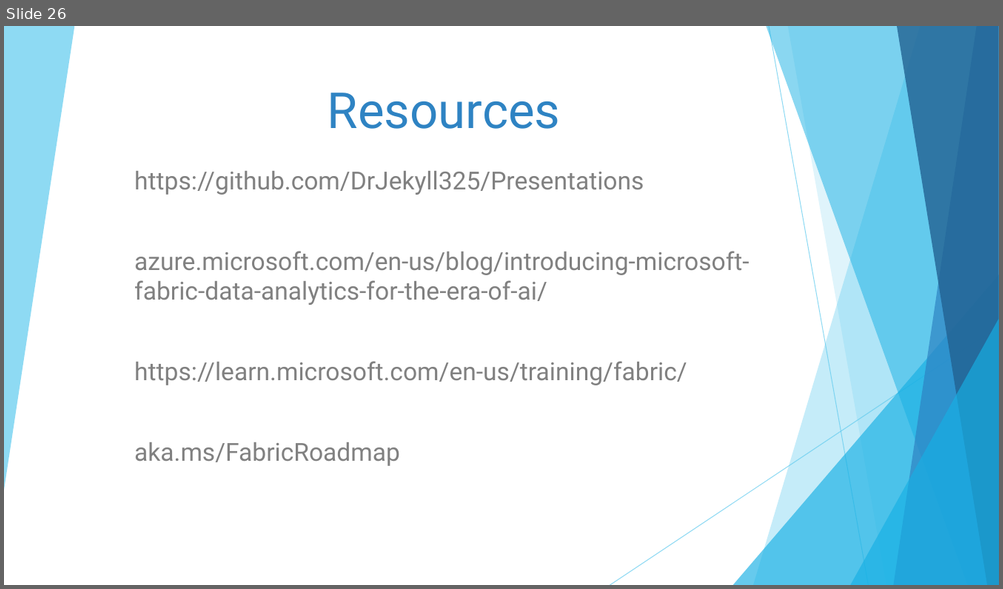
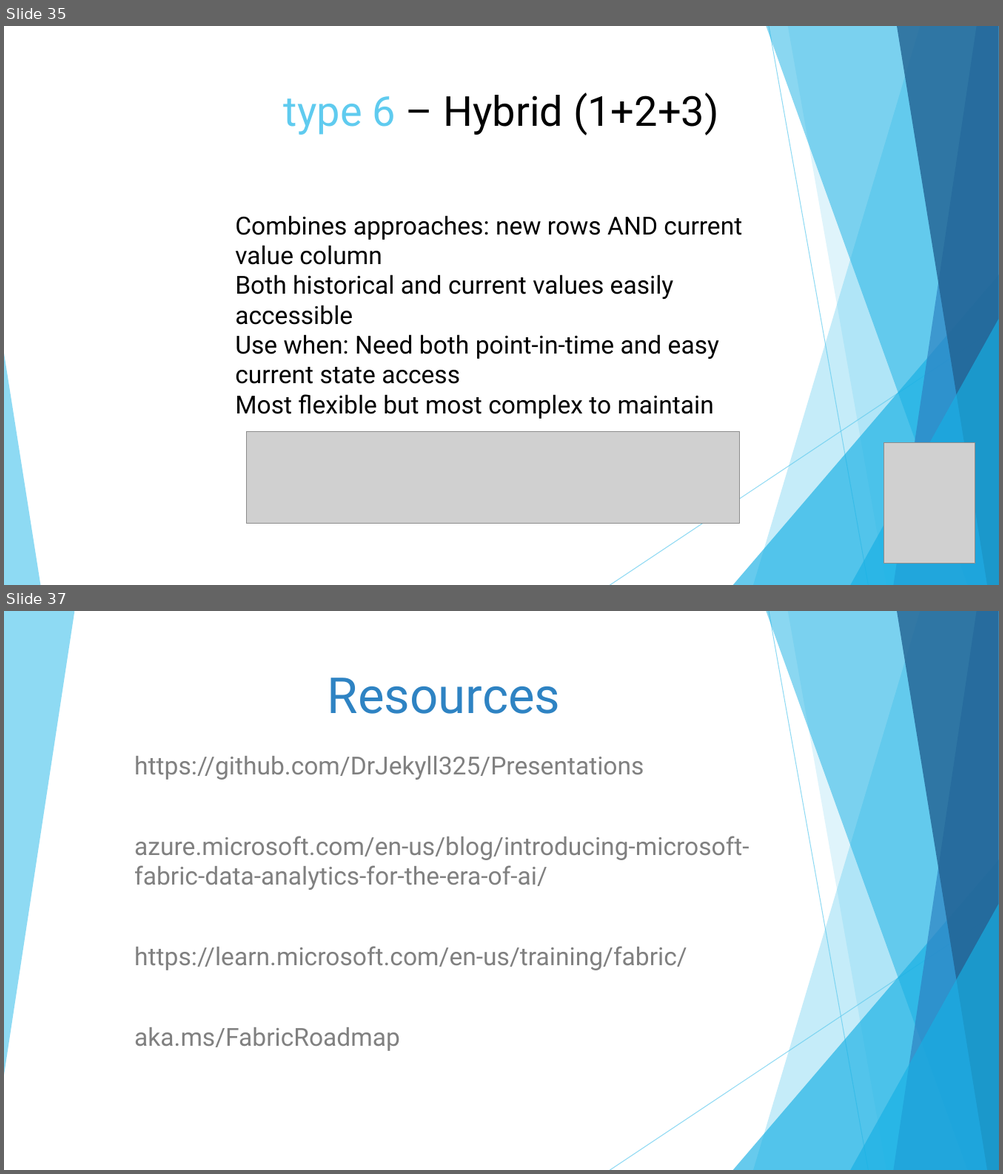
Before and after one commit to DrJekyll325/Presentations, a slide deck: General Data Warehousing/20260627 - SQL Saturday Austin - A Gentle (Re-) Introduction to Dimensional Modeling.pptx. Shown one above the other, each under a label of ours: slide 26 before the commit, slides 35 and 37 after it; the slides between them are not shown. The pictures are 1003x589 and 1003x1174 pixels, drawn with LibreOffice and Linux fonts; fonts in the diff are those of the drawing; grey boxes stand for pictures. Boxes give left, top, right and bottom in pixels: in the first picture for what was removed or moved away, otherwise in the second. Text is boxed around its words. In the diff, an @@ line names an element or a change of style, - is before the commit and + after.

```diff
--- a/General Data Warehousing/20260627 - SQL Saturday Austin - A Gentle (Re-) Introduction to Dimensional Modeling.pptx
+++ b/General Data Warehousing/20260627 - SQL Saturday Austin - A Gentle (Re-) Introduction to Dimensional Modeling.pptx
@@ slide 35 added at [4, 26, 999, 585], background #FFFFFF; not listed: 9 template elements that a slide beside it also shows @@
@@ title added at [284, 93, 718, 136], 40 pt, text #000000 @@
+type 6 – Hybrid (1+2+3)
@@ text added at [235, 215, 742, 419], 24 pt, text #000000 @@
+Combines approaches: new rows AND current value column
+Both historical and current values easily accessible
+Use when: Need both point-in-time and easy current state access
+Most flexible but most complex to maintain
@@ triangle added at [4, 354, 40, 585], fill #5FCBEF at 70% opacity @@
@@ picture added at [247, 432, 739, 524] @@
@@ picture added at [884, 444, 976, 565] @@
@@ what was slide 26 is now slide 37 @@
```
Also in this commit, not shown: 1 slide changed, 33 other slides added, 23 slides removed, 1 other file.
